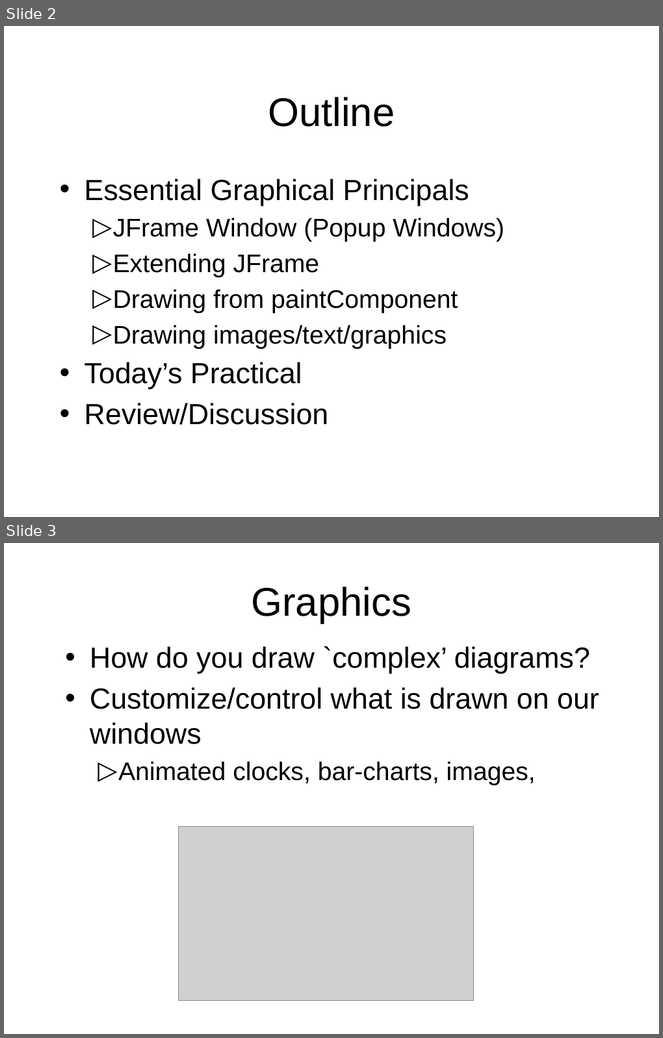
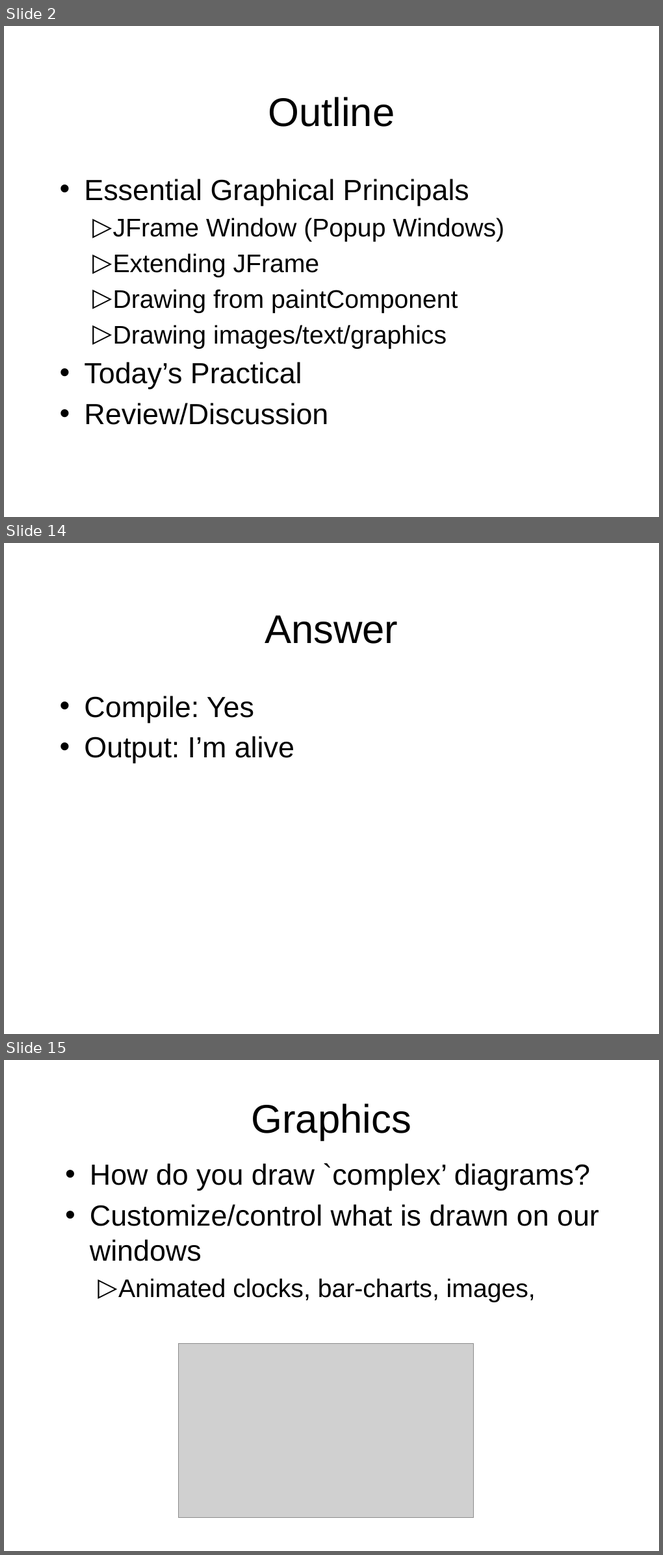
Before and after one commit to octaviordz/zjnu2017.github.io, a slide deck: OOP/lectures/080--Graphics.pptx. Shown one above the other, each under a label of ours: slides 2 and 3 before the commit, slides 2, 14 and 15 after it; the slides between them are not shown. The pictures are 663x1038 and 663x1555 pixels, drawn with LibreOffice and Linux fonts; fonts in the diff are those of the drawing; grey boxes stand for pictures. Boxes give left, top, right and bottom in pixels: in the first picture for what was removed or moved away, otherwise in the second. Text is boxed around its words. In the diff, an @@ line names an element or a change of style, - is before the commit and + after.

```diff
--- a/OOP/lectures/080--Graphics.pptx
+++ b/OOP/lectures/080--Graphics.pptx
@@ slide 14 added at [4,543,659,1034], background #FFFFFF @@
@@ title added at [265,615,398,644], 44 pt, text #000000 @@
+Answer
@@ text added at [84,696,295,763], 32 pt, text #000000 @@
+• Compile: Yes
+• Output: I’m alive
@@ what was slide 3 is now slide 15 @@
```
Also in this commit, not shown: 14 other slides added, 1 other file.
